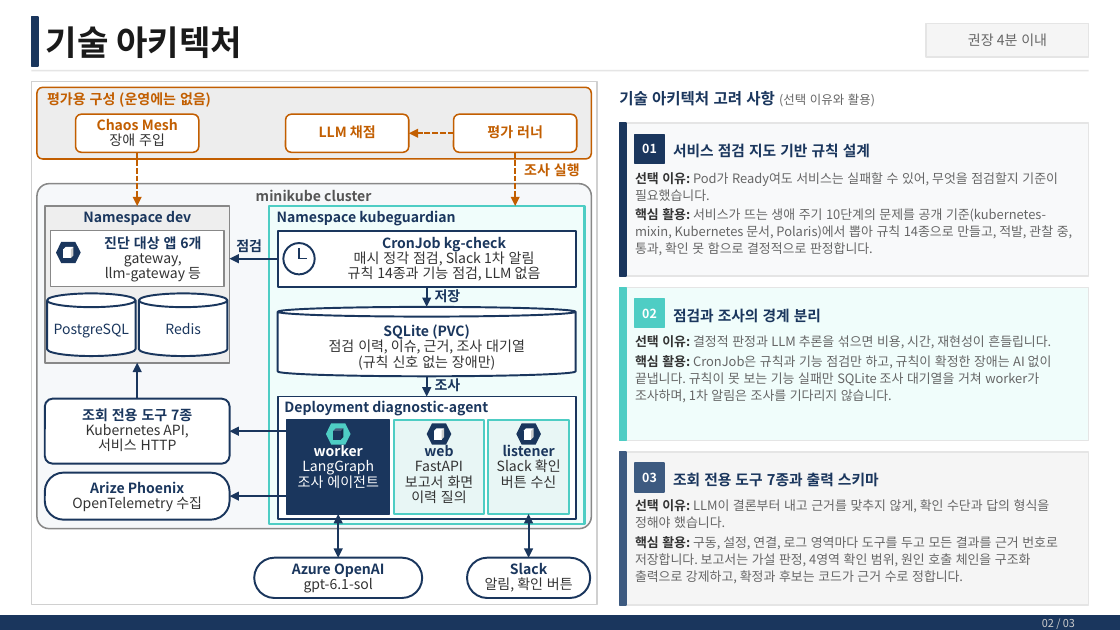
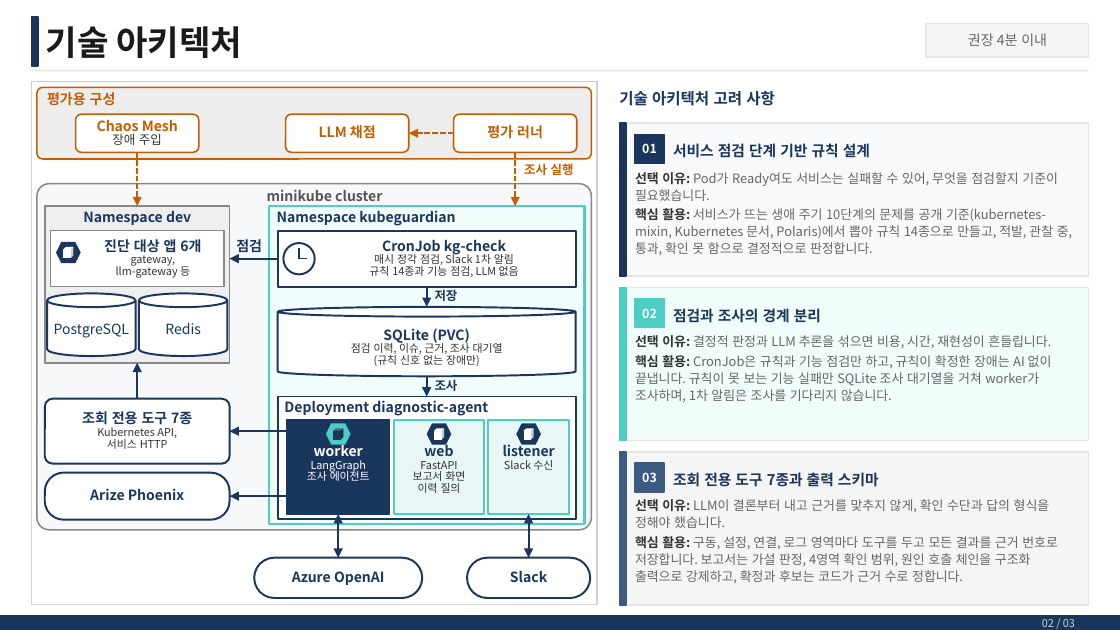
Before and after one commit to skax-jihyeryu/KubeGuardian, a slide deck: slide 3 of docs/산출물/AI_Master_Project_최종발표_류지혜_11791.pptx. Drawn at 1120x630 pixels with LibreOffice and Linux fonts; fonts in the diff are those of the drawing. Boxes give left, top, right and bottom in pixels: in the first picture for what was removed or moved away, otherwise in the second. Text is boxed around its words. In the diff, an @@ line names an element or a change of style, - is before the commit and + after.

```diff
--- a/docs/산출물/AI_Master_Project_최종발표_류지혜_11791.pptx
+++ b/docs/산출물/AI_Master_Project_최종발표_류지혜_11791.pptx
@@ text at (47,92,116,106): text changed @@
-평가용 구성 (운영에는 없음)
+평가용 구성
@@ text at (619,91,775,106): text changed @@
-기술 아키텍처 고려 사항 (선택 이유와 활용)
+기술 아키텍처 고려 사항
@@ text in rounded rectangle at (112,133,162,145): size 9 to 8 pt in "장애 주입" @@
@@ text at (673,143,870,158): text changed @@
-서비스 점검 지도 기반 규칙 설계
+서비스 점검 단계 기반 규칙 설계
@@ size 9 to 8 pt in 3 elements at (435,287,458,301), (435,377,458,391), (524,163,574,175) @@
@@ text "minikube cluster": place and size @@
-text "minikube cluster" at (256,189,371,201)
+text "minikube cluster" at (267,189,382,201)
@@ text in rectangle at (116,252,190,278): size 9 to 7 pt in "gateway,", "llm-gateway 등" @@
@@ text in rectangle at (369,252,519,277): size 9 to 7 pt in "매시 정각 점검, Slack 1차 알림", "규칙 14종과 기능 점검, LLM 없음" @@
@@ text in cylinder at (351,341,503,366): size 9 to 7 pt in "점검 이력, 이슈, 근거, 조사 대기열", "(규칙 신호 없는 장애만)" @@
@@ rounded rectangle "조회 전용 도구 7종" at (45,399,230,464): size 9 to 7 pt in "Kubernetes API,", "서비스 HTTP" @@
@@ text in rectangle at (307,460,370,481): size 9 to 7 pt in "LangGraph", "조사 에이전트" @@
@@ text in rectangle at (413,461,465,493): size 9 to 7 pt in "FastAPI", "보고서 화면", "이력 질의" @@
@@ text in rectangle at (504,460,553,470): text changed; size 9 to 7 pt @@
-Slack 확인
-버튼 수신
+Slack 수신
@@ text in rounded rectangle at (72,496,202,512): paragraph removed @@
-OpenTelemetry 수집
@@ text in rounded rectangle at (304,576,373,593): paragraph removed @@
-gpt-6.1-sol
@@ text in rounded rectangle at (485,577,573,592): paragraph removed @@
-알림, 확인 버튼
```
Also in this commit, not shown: 2 other slides changed.
